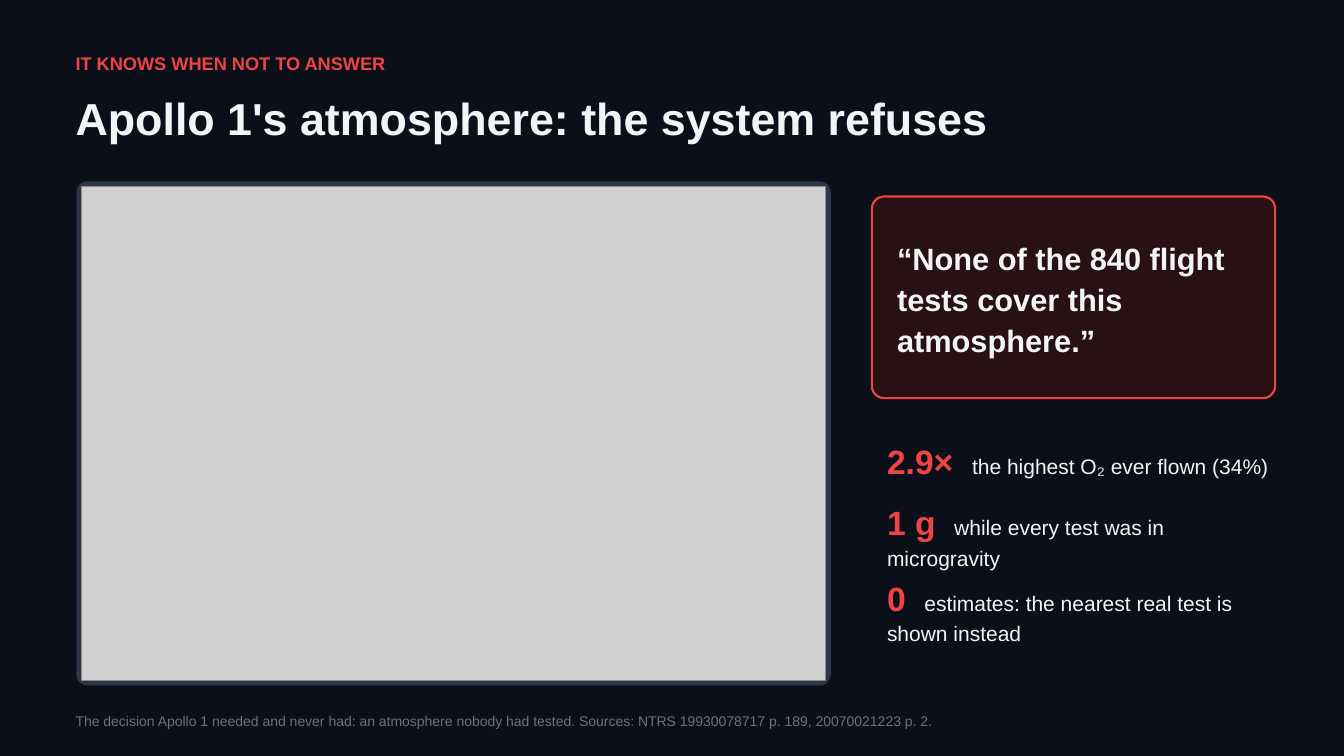
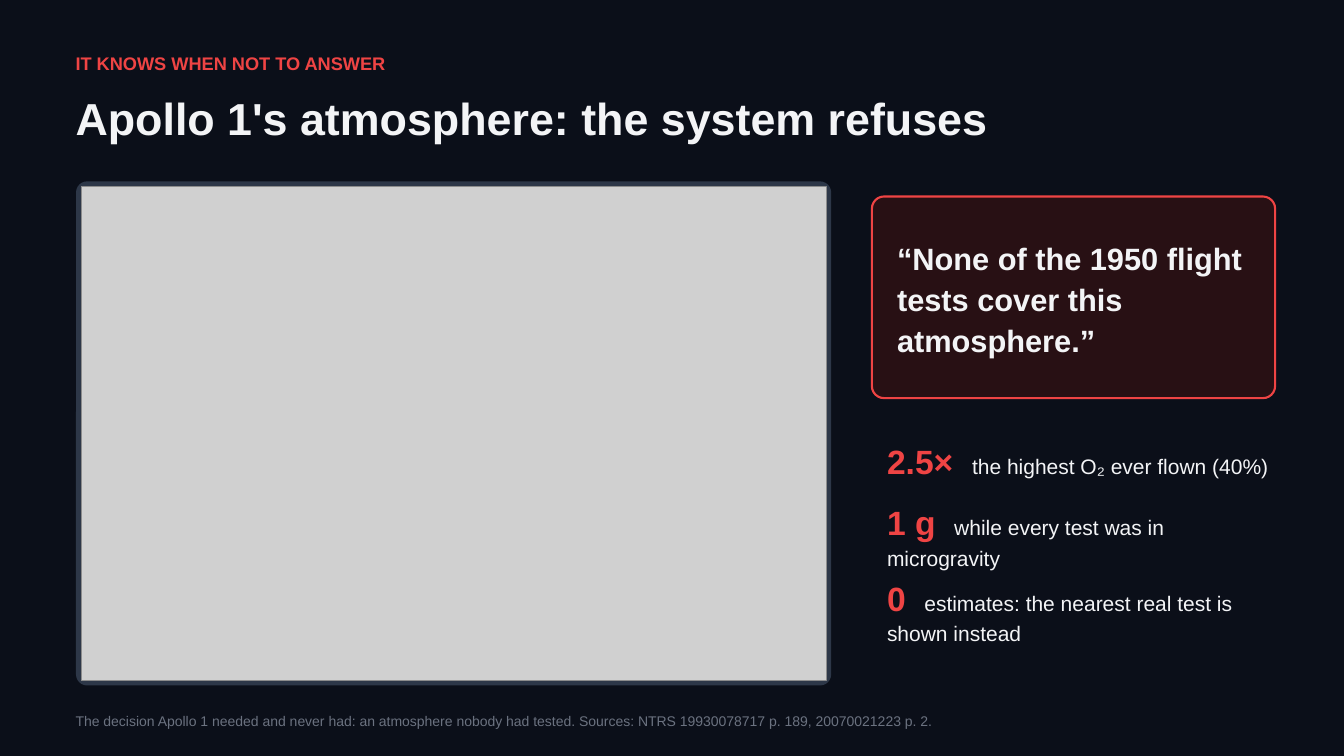
Before and after one commit to FCDS-College/Nasa, a slide deck: slide 4 of docs/presentations/flame-in-freefall-3min-pitch.pptx. Drawn at 1344x756 pixels with LibreOffice and Linux fonts; fonts in the diff are those of the drawing; grey boxes stand for pictures. Boxes give left, top, right and bottom in pixels: in the first picture for what was removed or moved away, otherwise in the second. Text is boxed around its words. In the diff, an @@ line names an element or a change of style, - is before the commit and + after.

```diff
--- a/docs/presentations/flame-in-freefall-3min-pitch.pptx
+++ b/docs/presentations/flame-in-freefall-3min-pitch.pptx
@@ text at (x1=897, y1=247, x2=1242, y2=357): text changed @@
-“None of the 840 flight tests cover this atmosphere.”
+“None of the 1950 flight tests cover this atmosphere.”
@@ text at (x1=887, y1=450, x2=1268, y2=478): text changed @@
-2.9× the highest O₂ ever flown (34%)
+2.5× the highest O₂ ever flown (40%)
```
Also in this commit, not shown: 3 other slides changed, 10 other files.
